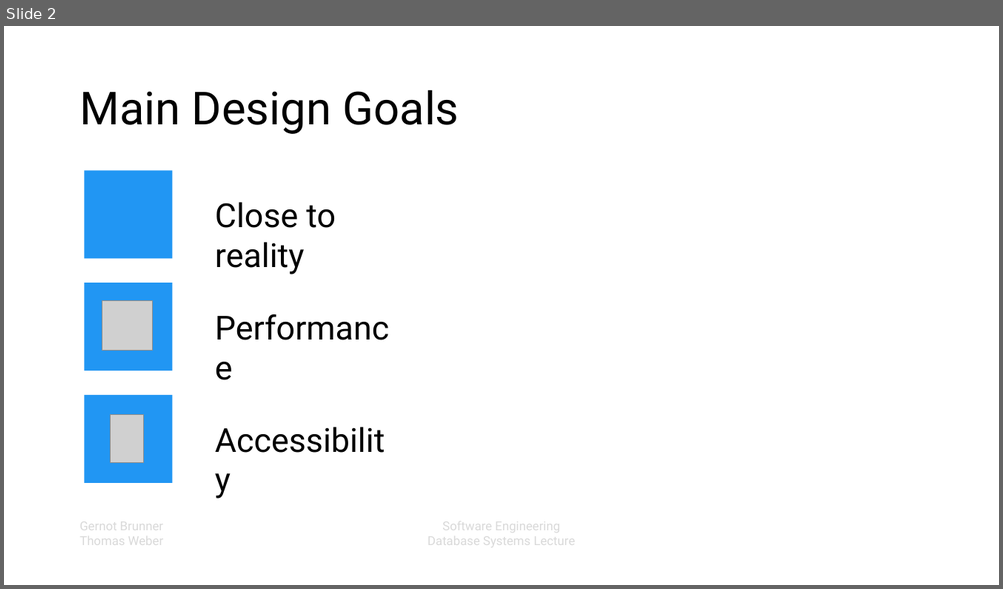
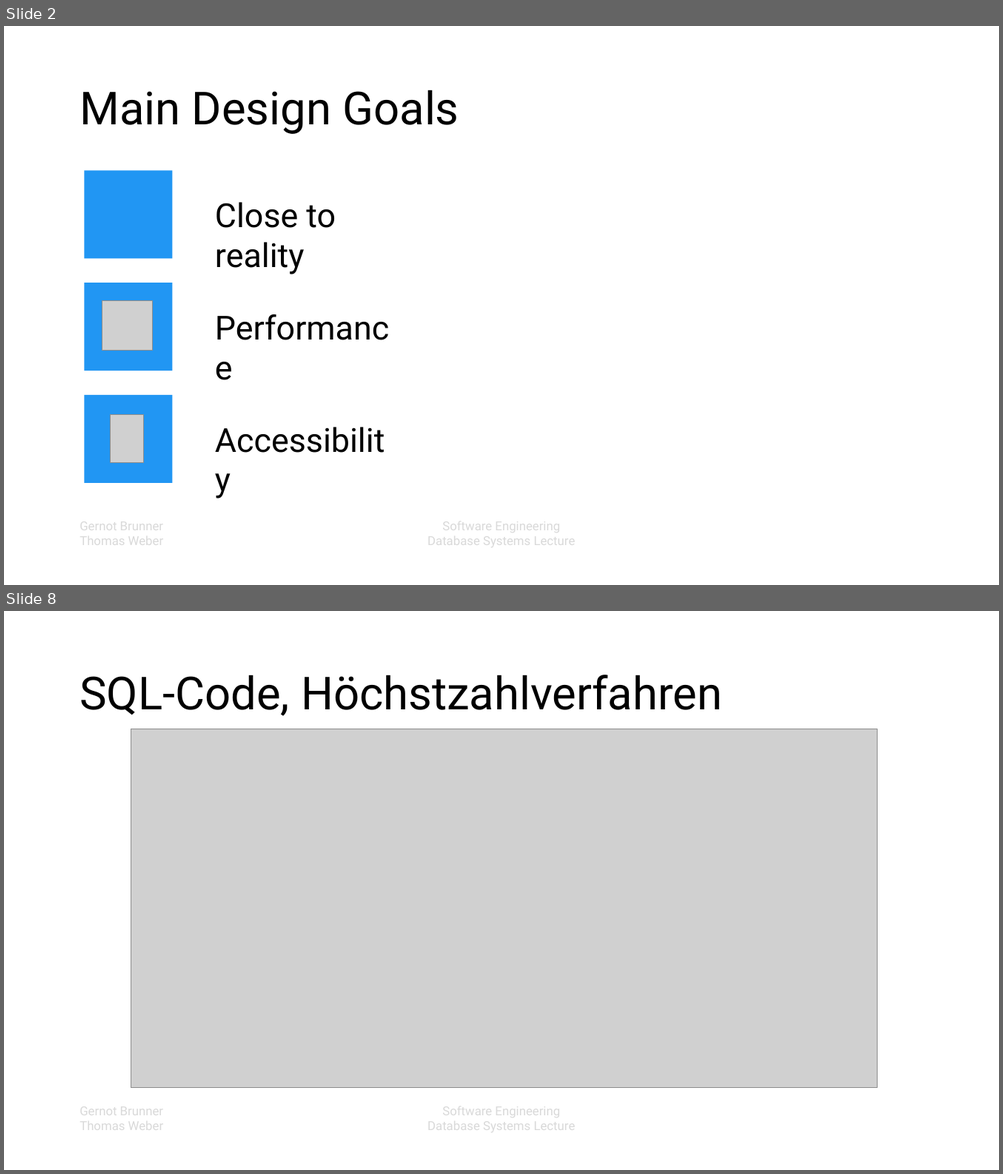
Before and after one commit to elordin/dbs, a slide deck: slides.pptx. Shown one above the other, each under a label of ours: slide 2 before the commit, slides 2 and 8 after it; the slides between them are not shown. The pictures are 1003x589 and 1003x1174 pixels, drawn with LibreOffice and Linux fonts; fonts in the diff are those of the drawing; grey boxes stand for pictures; background and template pictures are left out. Boxes give left, top, right and bottom in pixels: in the first picture for what was removed or moved away, otherwise in the second. Text is boxed around its words. In the diff, an @@ line names an element or a change of style, - is before the commit and + after.

```diff
--- a/slides.pptx
+++ b/slides.pptx
@@ slide 8 added at <box>4,611,999,1170</box>, background #FFFFFF; not listed: 2 template elements that a slide beside it also shows @@
@@ title added at <box>79,675,722,716</box>, 44 pt, text #000000 @@
+SQL-Code, Höchstzahlverfahren
@@ picture added at <box>131,729,878,1088</box> @@
```
Also in this commit, not shown: 6 other slides added, 1 slide removed.
